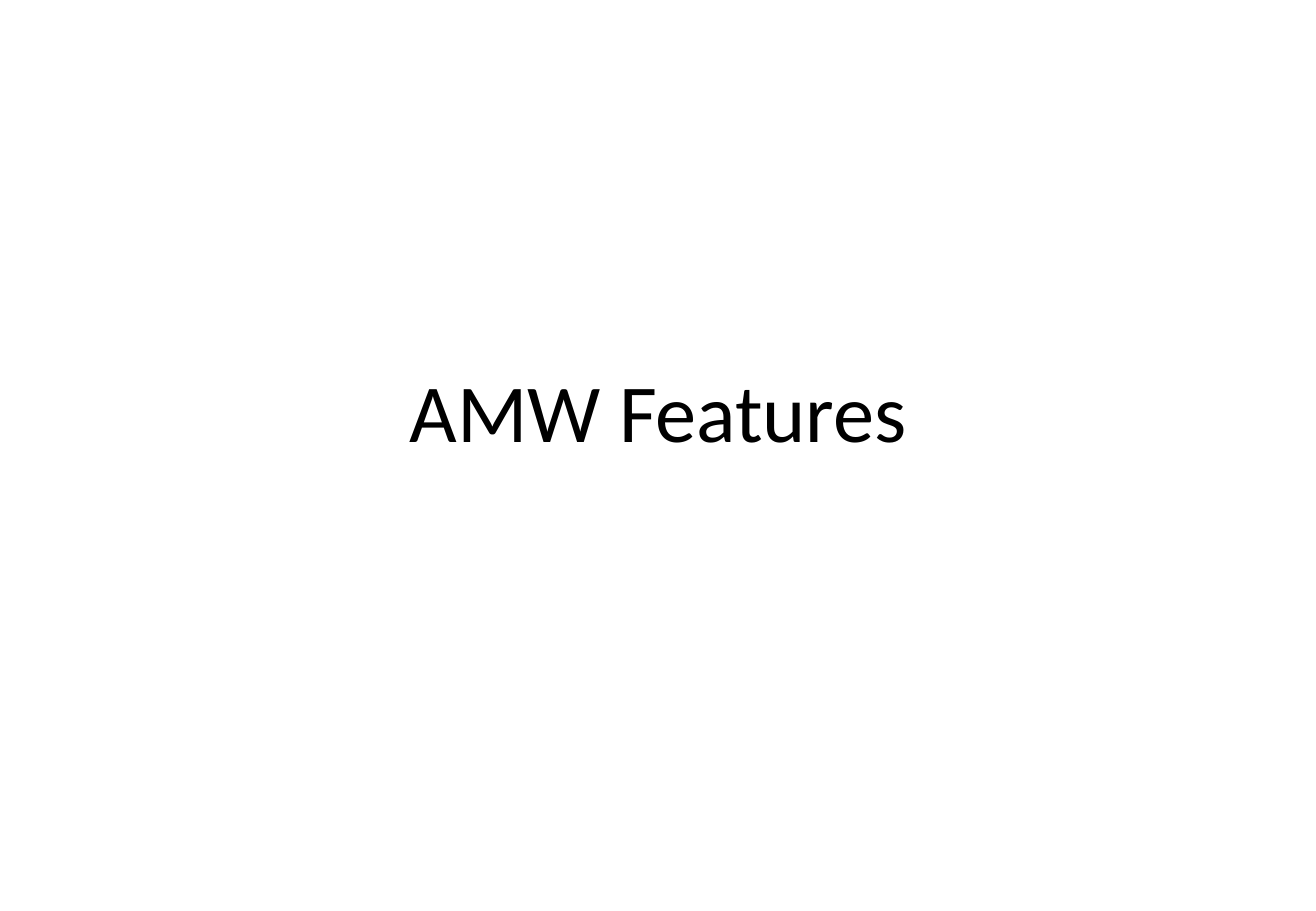
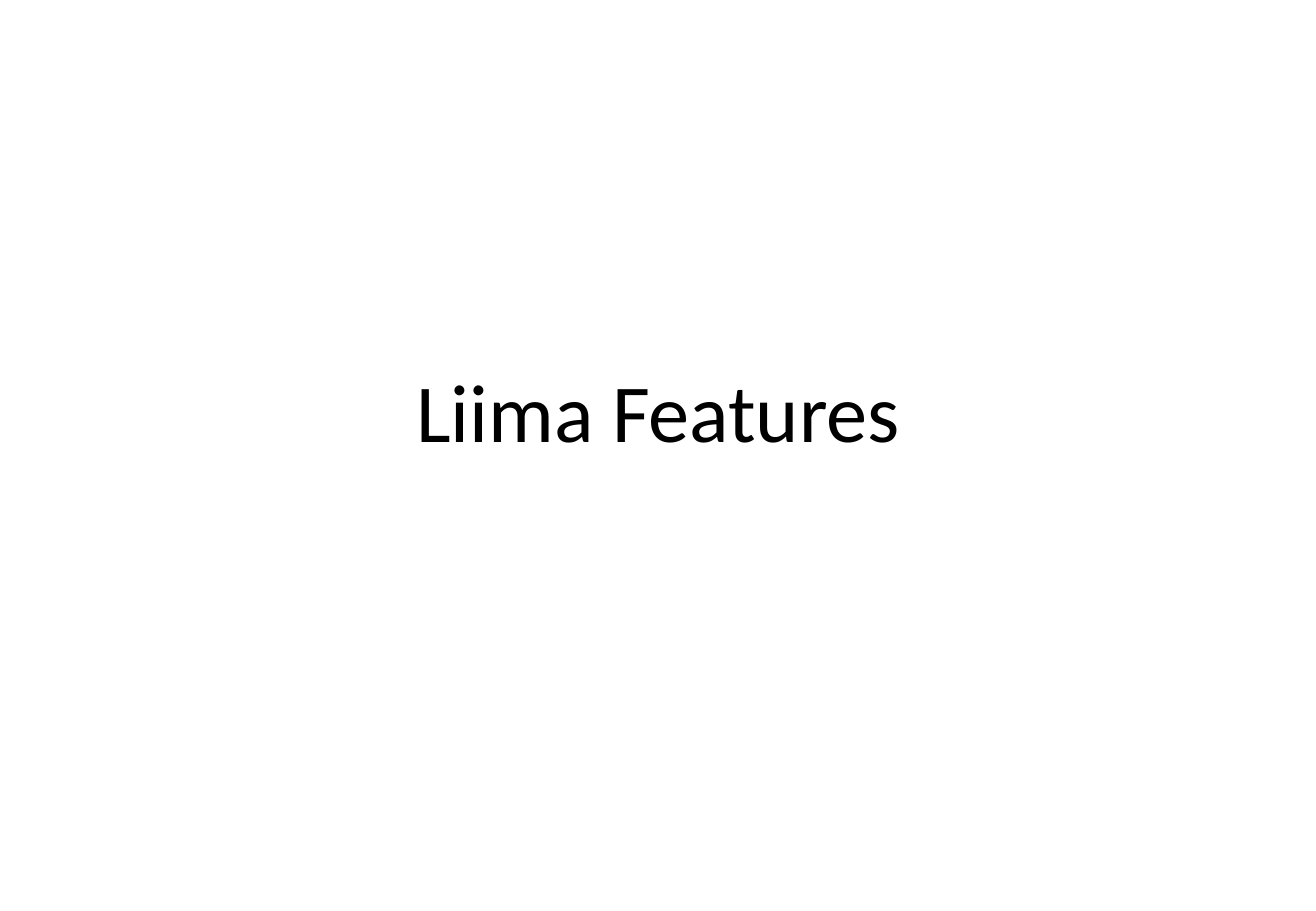
Before and after one commit to liimaorg/docs, a slide deck: slide 1 of content/feature-presentation/AMW_Features.pptx. Drawn at 1316x911 pixels with LibreOffice and Linux fonts; fonts in the diff are those of the drawing. Boxes give left, top, right and bottom in pixels: in the first picture for what was removed or moved away, otherwise in the second. Text is boxed around its words. In the diff, an @@ line names an element or a change of style, - is before the commit and + after.

Commit message:
replace amw with liima in feature presentation

```diff
--- a/content/feature-presentation/AMW_Features.pptx
+++ b/content/feature-presentation/AMW_Features.pptx
@@ title at (416, 385, 900, 443): text changed @@
-AMW Features
+Liima Features
```
Also in this commit, not shown: 7 other slides changed.
